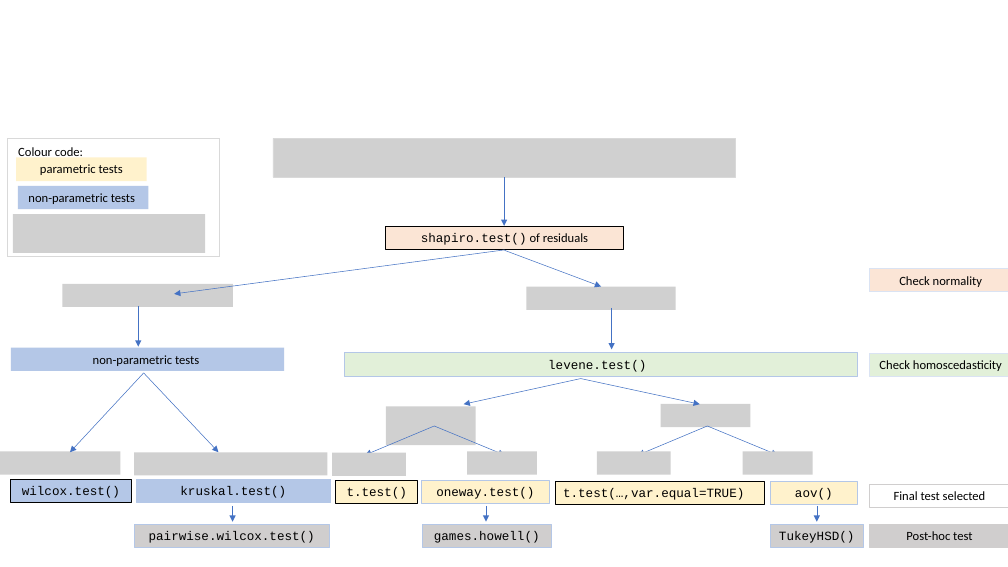
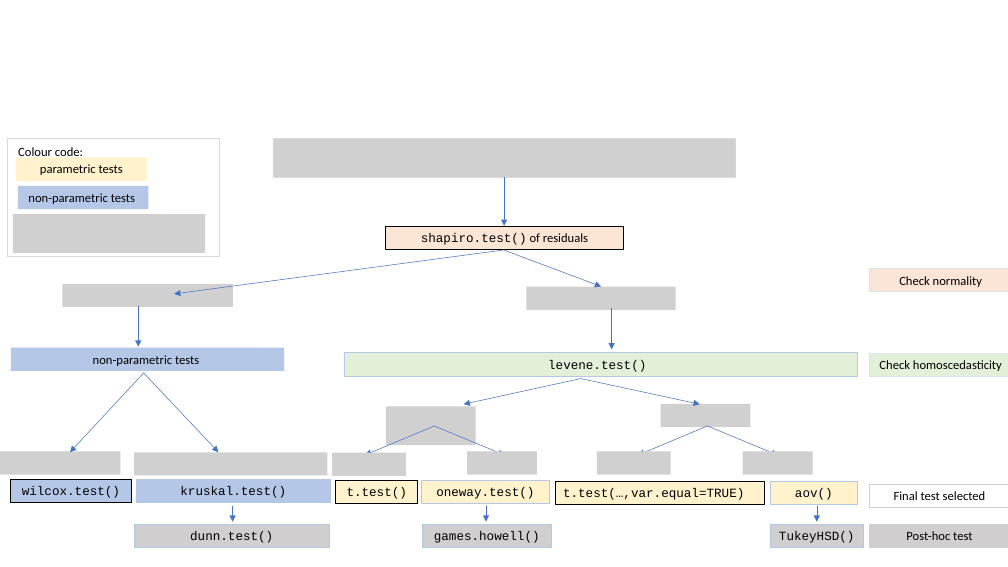
Before and after one commit to shhschilling/visStatistics, a slide deck: slide 1 of vignettes/figures/decision_tree.pptx (slide 2 before the commit). Drawn at 1008x567 pixels with LibreOffice and Linux fonts; fonts in the diff are those of the drawing; grey boxes stand for pictures. Boxes give left, top, right and bottom in pixels: in the first picture for what was removed or moved away, otherwise in the second. Text is boxed around its words. In the diff, an @@ line names an element or a change of style, - is before the commit and + after.

Commit message:
Dunn test"

```diff
--- a/vignettes/figures/decision_tree.pptx
+++ b/vignettes/figures/decision_tree.pptx
@@ text in rectangle at <box>190,531,273,543</box>: text changed @@
-pairwise.wilcox.test()
+dunn.test()
```
Also in this commit, not shown: 24 other files.
